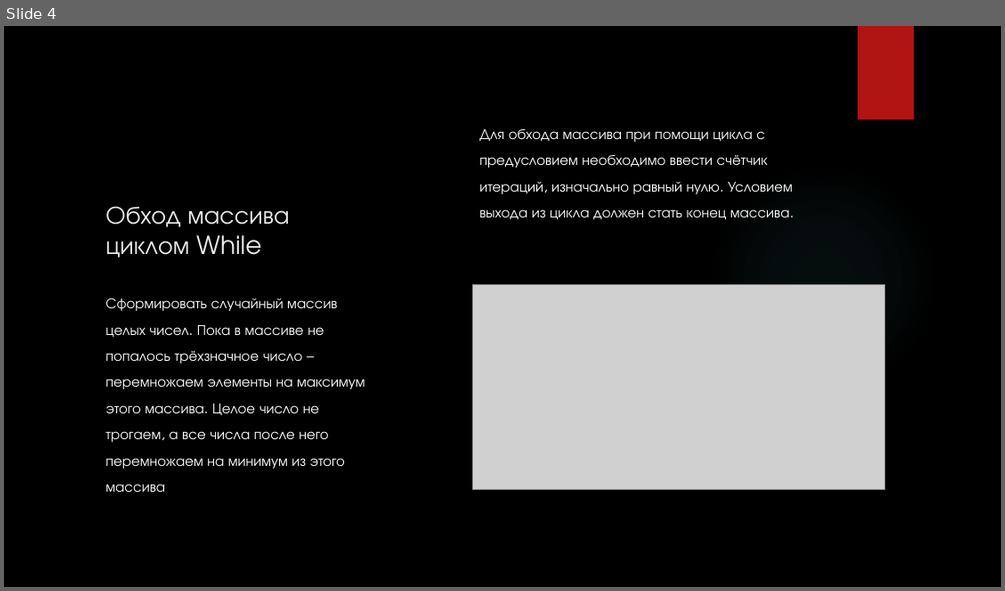
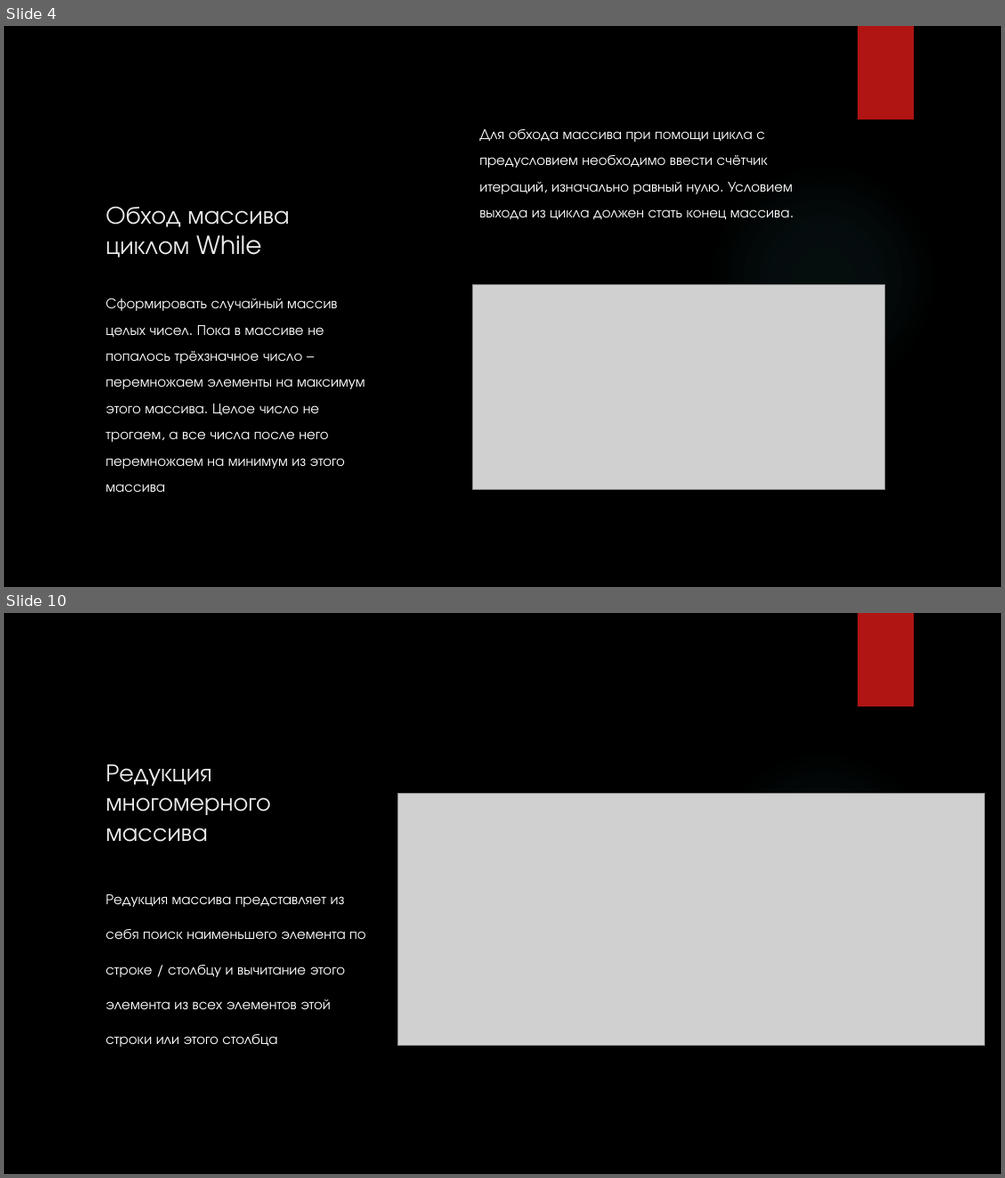
Before and after one commit to Andrew3100/pythonSOSH, a slide deck: массивы.pptx. Shown one above the other, each under a label of ours: slide 4 before the commit, slides 4 and 10 after it; the slides between them are not shown. The pictures are 1005x591 and 1005x1178 pixels, drawn with LibreOffice and Linux fonts; fonts in the diff are those of the drawing; grey boxes stand for pictures; background and template pictures are left out. Boxes give left, top, right and bottom in pixels: in the first picture for what was removed or moved away, otherwise in the second. Text is boxed around its words. In the diff, an @@ line names an element or a change of style, - is before the commit and + after.

```diff
--- a/массивы.pptx
+++ b/массивы.pptx
@@ slide 10 added at (4, 613, 1001, 1174), background picture (left out); not listed: 2 template elements that a slide beside it also shows @@
@@ title added at (105, 764, 270, 842), 24 pt, text #EBEBEB @@
+Редукция многомерного массива
@@ picture added at (397, 793, 985, 1046) @@
@@ text added at (105, 894, 365, 1046), 14 pt, text #FFFFFF @@
+Редукция массива представляет из себя поиск наименьшего элемента по строке / столбцу и вычитание этого элемента из всех элементов этой строки или этого столбца
```
Also in this commit, not shown: 3 slides changed, 4 other slides added, 10 other files.
